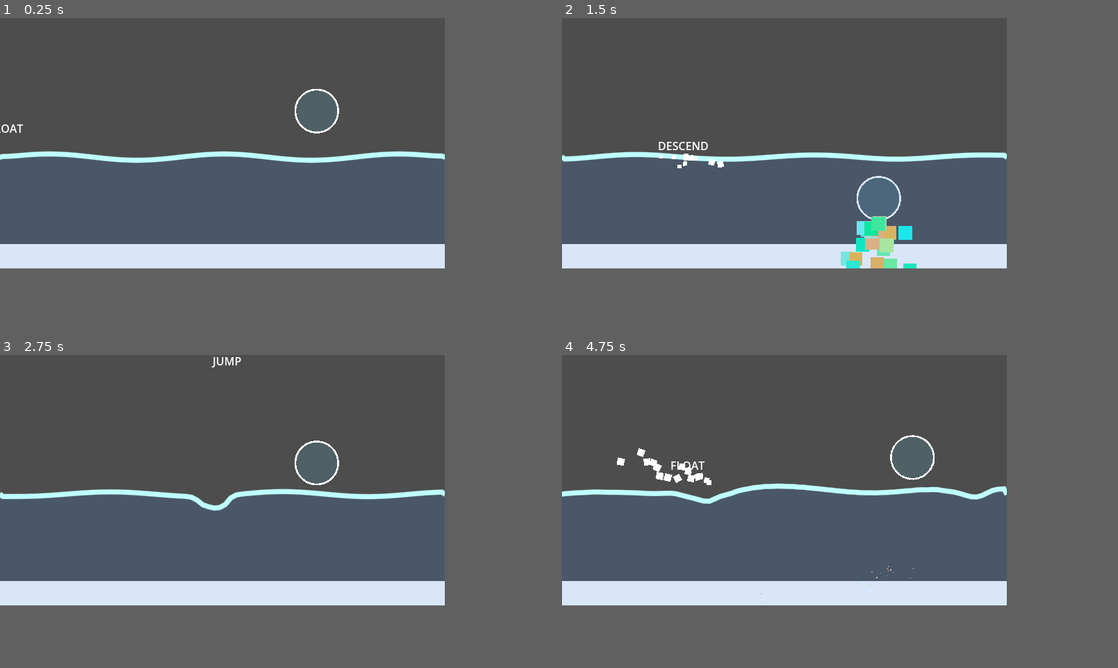
Above: before the commit, frames 1-4 (two rows, left to right).
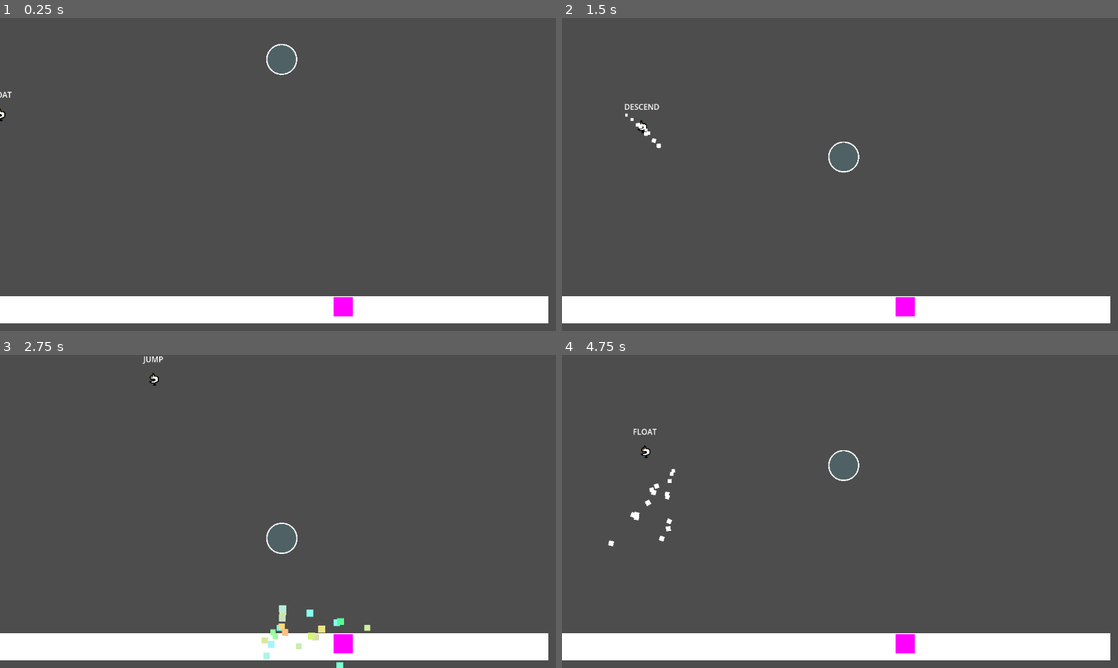
Above: after the commit, the same moments.

Repository: ron0studios/Global-Game-Jam-2025
Game: Godot game, scene res://objects/sandbox.tscn
The game is run twice, just before and just after one commit, with the same random seed, the same clock (stepped at 60 frames per second) and the same inputs. The engine's default icon, where the game draws it, is replaced by a stand-in: a white triangle on a blue panel in a dark square.
Inputs (mouse positions are in pixels of both pictures, inside the frame that each line leads up to):
- Up to frame 1 (0.25 s): no input
- Up to frame 2 (1.5 s): move the mouse to (884, 130) at 0.52 s; hold Right (ui_right) 0.53-1.28 s; hold Space (blow) 0.53-1.28 s; move the mouse to (695, 155) at 1.27 s; hold Down (ui_down) from 1.28 s (still down); tap Space (blow) at 1.35 s
- Up to frame 3 (2.75 s): move the mouse to (266, 423) at 2.02 s; release Down (ui_down) at 2.03 s; hold Right (ui_right) from 2.03 s (still down); hold Space (blow) from 2.03 s (still down)
- Up to frame 4 (4.75 s): move the mouse to (762, 530) at 2.77 s; release Right (ui_right) at 2.78 s; release Space (blow) at 2.78 s; hold Up (ui_up) 2.78-3.53 s; tap Space (blow) at 2.85, 4.35 s; move the mouse to (917, 517) at 3.52 s; hold Space (blow) 3.53-4.28 s; hold Left (ui_left) from 3.53 s (still down); move the mouse to (650, 442) at 4.27 s
In our replay, the window is 640x360 before the commit and 800x450 after it. These sizes can differ from the game's own. Grey fills any space a smaller window leaves; there, only what the larger window draws over its background counts as a difference.

The runs differ from the first frame. In frame 1, 38% of the frame differs, in the area x 0-99%, y 8-98%; in frame 2, 38%; in frame 3, 38%; in frame 4, 39%, in the area x 0-99%, y 23-98%.

Commit message:
Added an obstacle

Diff:
--- a/objects/player.tscn
+++ b/objects/player.tscn
@@ -108,7 +108,7 @@
 
 [node name="AnimatedSprite2D" type="AnimatedSprite2D" parent="."]
 sprite_frames = SubResource("SpriteFrames_y1w2h")
-animation = &"spin"
+animation = &"turn"
 
 [node name="Label" type="Label" parent="."]
 anchors_preset = 7
--- a/objects/sandbox.tscn
+++ b/objects/sandbox.tscn
@@ -1,31 +1,15 @@
-[gd_scene load_steps=9 format=3 uid="uid://vs78q3v3ddl5"]
+[gd_scene load_steps=5 format=3 uid="uid://vs78q3v3ddl5"]
 
 [ext_resource type="PackedScene" uid="uid://53cd60akj2u0" path="res://objects/bubble.tscn" id="1_0m1l4"]
-[ext_resource type="Script" path="res://objects/sandbox.gd" id="1_xq8u2"]
 [ext_resource type="PackedScene" uid="uid://5hhqv1ty5cr2" path="res://objects/player.tscn" id="2_164q8"]
-[ext_resource type="Texture2D" uid="uid://bxusrjspenlai" path="res://assets/arrow.png" id="3_nbphp"]
-[ext_resource type="Script" path="res://objects/arrow.gd" id="4_r8lw1"]
-[ext_resource type="PackedScene" uid="uid://cor8igwxetpgn" path="res://addons/dynamic_water_2d/water.tscn" id="5_80yn1"]
+[ext_resource type="PackedScene" uid="uid://b4okuuwiv4502" path="res://spike.tscn" id="3_th80c"]
 
 [sub_resource type="RectangleShape2D" id="RectangleShape2D_f2nrx"]
 size = Vector2(1173, 57)
 
-[sub_resource type="RectangleShape2D" id="RectangleShape2D_eus6r"]
-size = Vector2(50, 800)
-
 [node name="sandbox" type="Node2D"]
-script = ExtResource("1_xq8u2")
-
-[node name="ColorRect2" type="ColorRect" parent="."]
-visible = false
-offset_left = -169.0
-offset_top = 200.0
-offset_right = 967.0
-offset_bottom = 432.0
-color = Color(0.572549, 1, 1, 1)
 
 [node name="box" type="Node2D" parent="."]
-position = Vector2(-169, -251)
 
 [node name="ColorRect" type="ColorRect" parent="box"]
 offset_top = 576.0
@@ -33,43 +17,17 @@
 offset_bottom = 632.0
 
 [node name="StaticBody2D" type="StaticBody2D" parent="box"]
-collision_layer = 3
-collision_mask = 3
 
 [node name="CollisionShape2D" type="CollisionShape2D" parent="box/StaticBody2D"]
 position = Vector2(581.5, 604.5)
 shape = SubResource("RectangleShape2D_f2nrx")
 
-[node name="StaticBody2D2" type="StaticBody2D" parent="box"]
-collision_layer = 3
-collision_mask = 3
-
-[node name="CollisionShape2D" type="CollisionShape2D" parent="box/StaticBody2D2"]
-position = Vector2(145, 179)
-shape = SubResource("RectangleShape2D_eus6r")
-
-[node name="StaticBody2D3" type="StaticBody2D" parent="box"]
-collision_layer = 3
-collision_mask = 3
-
-[node name="CollisionShape2D" type="CollisionShape2D" parent="box/StaticBody2D3"]
-position = Vector2(833, 179)
-shape = SubResource("RectangleShape2D_eus6r")
-
 [node name="bubble" parent="." instance=ExtResource("1_0m1l4")]
-position = Vector2(456, 128)
+position = Vector2(584, 80)
+collision_layer = 1
+collision_mask = 1
 
 [node name="Player" parent="." instance=ExtResource("2_164q8")]
 
-[node name="CanvasLayer" type="CanvasLayer" parent="."]
-
-[node name="arrow" type="Sprite2D" parent="CanvasLayer" node_paths=PackedStringArray("bubble")]
-position = Vector2(176, 32)
-texture = ExtResource("3_nbphp")
-script = ExtResource("4_r8lw1")
-bubble = NodePath("../../bubble")
-
-[node name="Water" parent="." instance=ExtResource("5_80yn1")]
-position = Vector2(0, 136)
-surface_color = Color(0.74902, 1, 1, 1)
-water_color = Color(0.243137, 0.501961, 0.847059, 0.2)
+[node name="Spike" parent="." instance=ExtResource("3_th80c")]
+position = Vector2(711, 598)
--- a/project.godot
+++ b/project.godot
@@ -21,8 +21,6 @@
 
 [display]
 
-window/size/viewport_width=640
-window/size/viewport_height=360
 window/stretch/mode="viewport"
 
 [input]
@@ -52,6 +50,10 @@
 ]
 }
 
+[layer_names]
+
+2d_physics/layer_2="blowing"
+
 [rendering]
 
 textures/canvas_textures/default_texture_filter=0
--- /dev/null
+++ b/spike.gd
@@ -0,0 +1,46 @@
+extends Area2D
+
+#This doesn't necessarily have to be a spike idk just something that appears
+#from the edges of the screen
+
+var speed = 200
+var appear = false
+var disappear = false
+var destination1
+var destination2
+
+signal kill
+# Called when the node enters the scene tree for the first time.
+func _ready() -> void:
+	destination1 = Vector2(global_position.x, global_position.y-20)
+	destination2 = global_position
+
+
+# Called every frame. 'delta' is the elapsed time since the previous frame.
+func _process(delta: float) -> void:
+	move(delta)
+
+func move(delta):
+	if appear:
+		global_position = global_position.move_toward(destination1, delta*speed)
+
+	if disappear:
+		global_position = global_position.move_toward(destination2, delta*speed)
+
+
+func _on_body_entered(body: Node2D) -> void:
+	if body.name == "bubble":
+		emit_signal("kill")
+
+
+func _on_timer_timeout() -> void:
+	if appear:
+		$Timer.wait_time = randi_range(5, 30)
+		$Timer.start()
+		appear = false
+		disappear = true
+	else:
+		disappear = false
+		appear = true
+		$Timer.wait_time = 5
+		$Timer.start()
--- /dev/null
+++ b/spike.tscn
@@ -0,0 +1,29 @@
+[gd_scene load_steps=4 format=3 uid="uid://b4okuuwiv4502"]
+
+[ext_resource type="Script" path="res://spike.gd" id="1_ddh2b"]
+
+[sub_resource type="PlaceholderTexture2D" id="PlaceholderTexture2D_dctlf"]
+size = Vector2(20, 20)
+
+[sub_resource type="RectangleShape2D" id="RectangleShape2D_d7unp"]
+
+[node name="Spike" type="Area2D"]
+scale = Vector2(2, 2)
+script = ExtResource("1_ddh2b")
+
+[node name="Sprite2D" type="Sprite2D" parent="."]
+texture = SubResource("PlaceholderTexture2D_dctlf")
+
+[node name="CollisionShape2D" type="CollisionShape2D" parent="."]
+shape = SubResource("RectangleShape2D_d7unp")
+
+[node name="Timer" type="Timer" parent="."]
+wait_time = 10.0
+one_shot = true
+autostart = true
+
+[node name="Marker2D" type="Marker2D" parent="."]
+position = Vector2(0, -20)
+
+[connection signal="body_entered" from="." to="." method="_on_body_entered"]
+[connection signal="timeout" from="Timer" to="." method="_on_timer_timeout"]
Not shown: 1 places in objects/alt_bubble.tscn that only renumber resources
Not shown, changed: README.md
